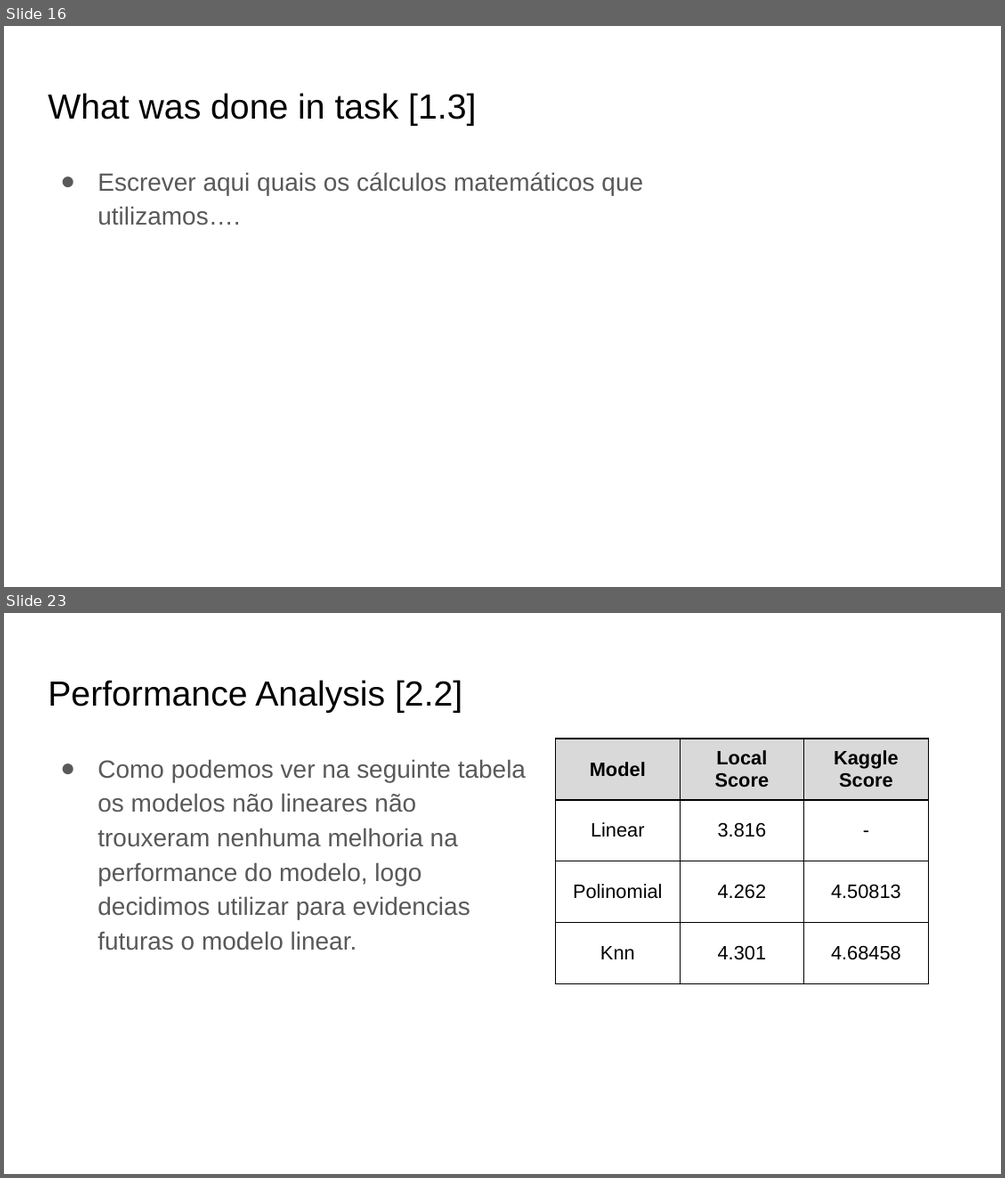
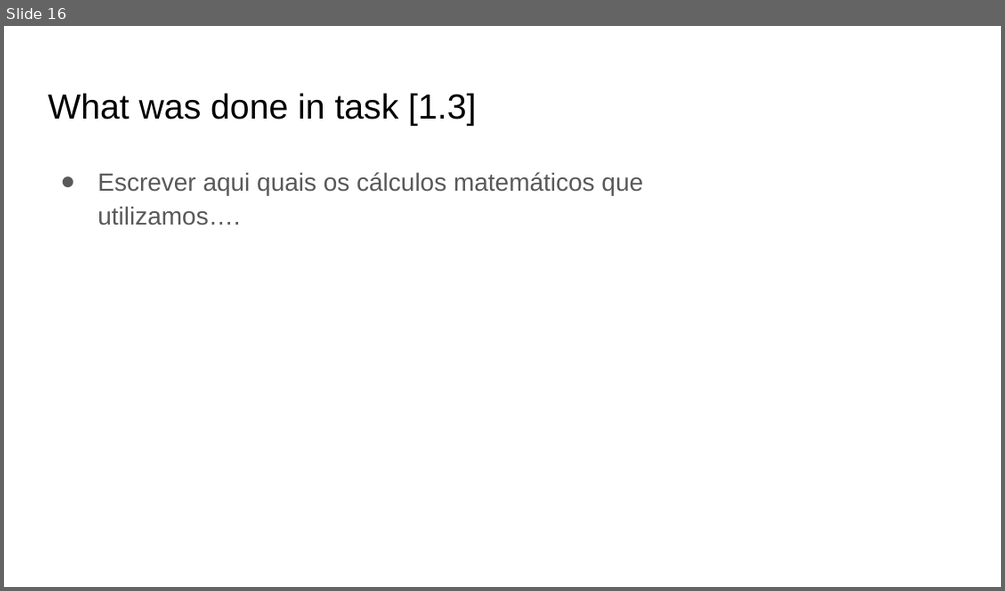
Before and after one commit to PedroFPeralta/FCT-ML-Nova-PRS2, a slide deck: ML@NOVA Team PRS.pptx. Shown one above the other, each under a label of ours: slides 16 and 23 before the commit, slide 16 after it; the slides between them are not shown. The pictures are 1005x1178 and 1005x591 pixels, drawn with LibreOffice and Linux fonts; fonts in the diff are those of the drawing. Boxes give left, top, right and bottom in pixels: in the first picture for what was removed or moved away, otherwise in the second. Text is boxed around its words. In the diff, an @@ line names an element or a change of style, - is before the commit and + after.

```diff
--- a/ML@NOVA Team PRS.pptx
+++ b/ML@NOVA Team PRS.pptx
@@ slide 23 removed at [4, 613, 1001, 1174], background #FFFFFF @@
@@ title removed at [48, 680, 462, 713] @@
-Performance Analysis [2.2]
@@ table removed at [555, 738, 929, 984], 4 rows, 3 columns @@
-Model | Local Score | Kaggle Score
-Linear | 3.816 | -
-Polinomial | 4.262 | 4.50813
-Knn | 4.301 | 4.68458
@@ text removed at [97, 759, 526, 950] @@
-● Como podemos ver na seguinte tabela os modelos não lineares não trouxeram nenhuma melhoria na performance do modelo, logo decidimos utilizar para evidencias futuras o modelo linear.
```
Also in this commit, not shown: 3 slides changed, 39 slides added, 25 other slides removed.
